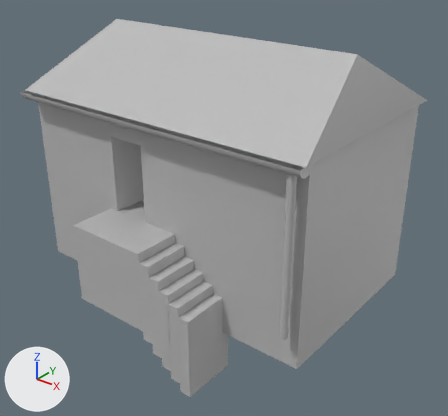
One commit to the FBX model Assets/Models/Temporary Models/FisherHouse.fbx: the scene before it, then after it.
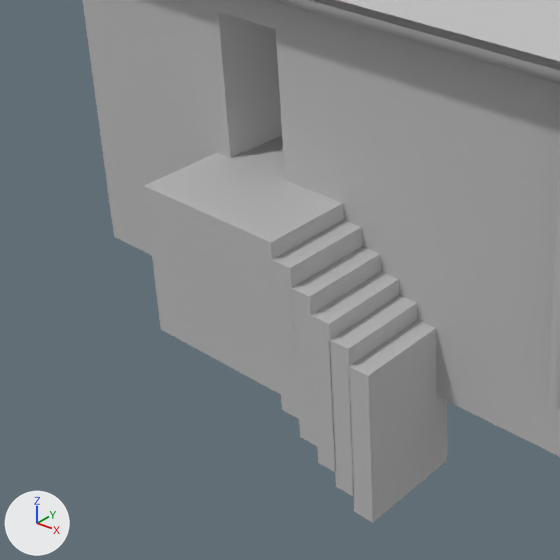
There are two pictures of each version: one whole from a camera (50 mm lens) standing at (0.0962, -0.119, 0.0858) and looking at (0.0046, -0.0045, 0.0148), one close up on the part from 0% to 64% of the width and 31% to 100% of the height. Arrows for +X, +Y and +Z are at lower left; the lights stay in place. Where no turn or scale is listed for an object, it has been applied to the vertices.

Objects in the first close-up: 'Lower', 'Rain_Tube', 'Rain_Tube_down', 'Upper', 'diagonal', 'step1'.
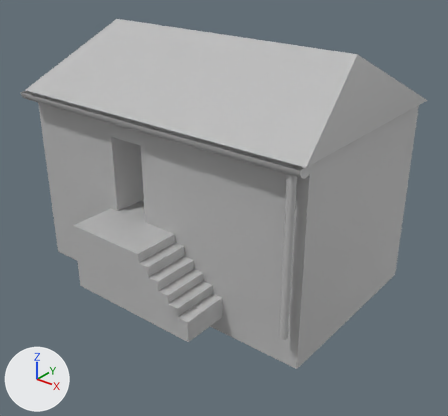
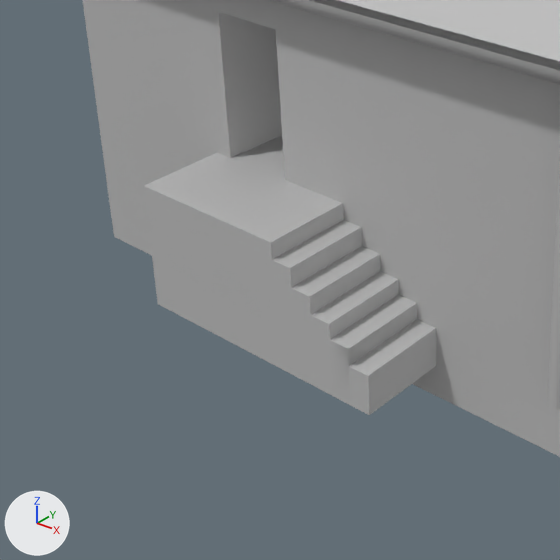
Changed parts and their boxes (x1, y1, x2, y2) in the close-ups (560 x 560 px):
'step1', reshaped, moved (29% shorter)
    before: (144, 152, 447, 523)
    after: (144, 152, 436, 415)
part 1 of me_mesh_006, added
    after: (144, 152, 436, 415)

The edits, one by one:
me_mesh_006 is used by ob_step1; location (0.0022, -0.0299, -0.0004).
me_mesh_006 had 48 vertices, 34 faces and spanned x -0.0184..0.0184, y -0.0071..0.0071, z -0.0166..0.0166.
me_mesh_006 now has 54 vertices, 39 faces and spans x -0.0162..0.0205, y -0.0371..-0.0225, z -0.0011..0.0162.
Part 1, on me_mesh_006:
38 vertices are added at x -0.0162..0.0205, y -0.0371..-0.0225, z -0.0011..0.0162.
16 new vertices lie (0.0, 0.0143, 0.0) away from vertices in x -0.0162..0.0205, y -0.0371, z -0.0011..0.0162.
39 new faces join them.
Object 'step1' (ob_step1) moves from (0.0022, -0.0299, -0.0004) to (0.0, 0.0, 0.0).
